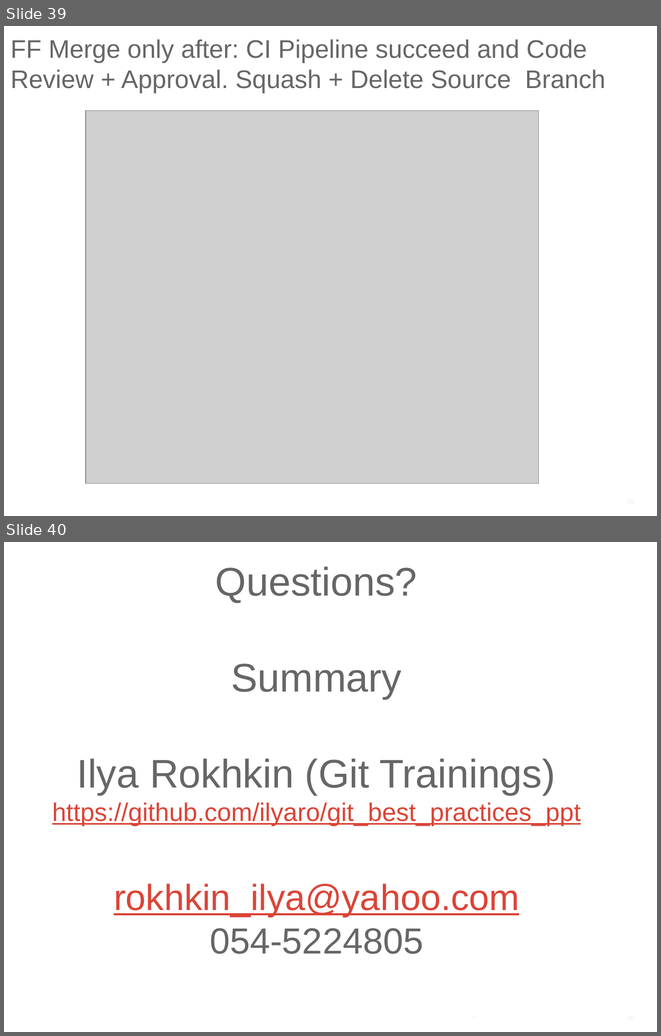
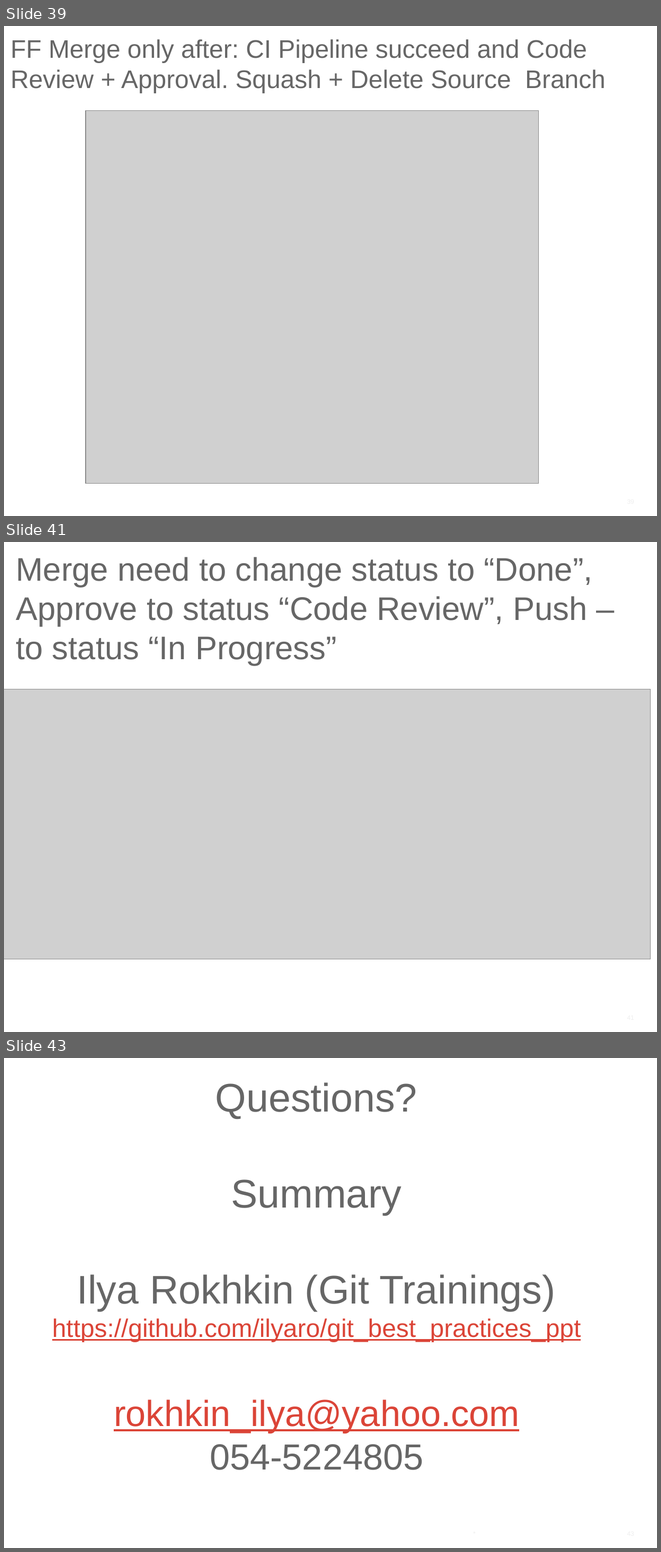
Before and after one commit to ilyaro/mysite, a slide deck: WorkStuff/Courses/Git/Git_Gitlab_Best_Practices/Git_Gitlab_BestPractices.pptx. Shown one above the other, each under a label of ours: slides 39 and 40 before the commit, slides 39, 41 and 43 after it; the slides between them are not shown. The pictures are 661x1036 and 661x1552 pixels, drawn with LibreOffice and Linux fonts; fonts in the diff are those of the drawing; grey boxes stand for pictures. Boxes give left, top, right and bottom in pixels: in the first picture for what was removed or moved away, otherwise in the second. Text is boxed around its words. In the diff, an @@ line names an element or a change of style, - is before the commit and + after.

```diff
--- a/WorkStuff/Courses/Git/Git_Gitlab_Best_Practices/Git_Gitlab_BestPractices.pptx
+++ b/WorkStuff/Courses/Git/Git_Gitlab_Best_Practices/Git_Gitlab_BestPractices.pptx
@@ slide 41 added at [4, 542, 657, 1032], background #FFFFFF @@
@@ title added at [16, 557, 592, 665], 36 pt, text #666666 @@
+Merge need to change status to “Done”, Approve to status “Code Review”, Push – to status “In Progress”
@@ picture added at [4, 689, 651, 959] @@
@@ what was slide 40 is now slide 43 @@
```
Also in this commit, not shown: 6 slides changed, 2 other slides added.
